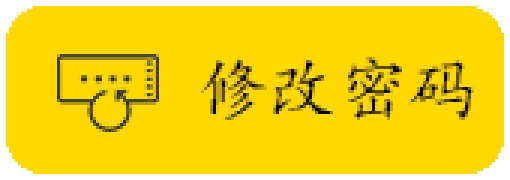
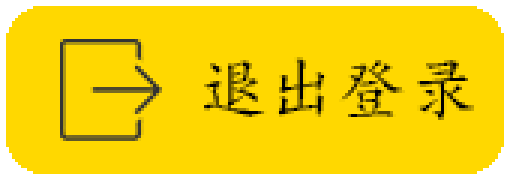
Before/after of a 510px x 180px layered artwork. What changed in the layer stack:
showed "退出" over [60, 39, 162, 141]
hid "改密" over [57, 54, 159, 132]
renamed "修改密码" to "退出登录", painted on it over [201, 57, 474, 120]
